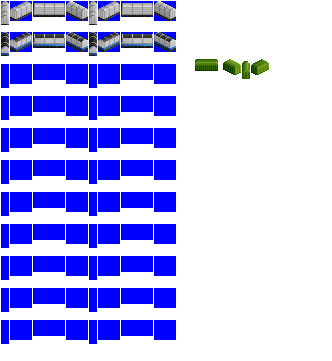
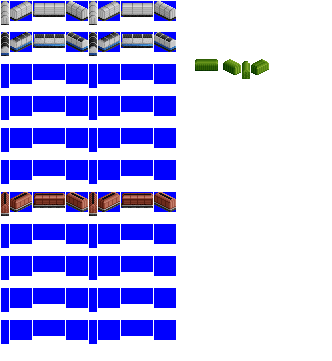
Two versions of the same layered image (332×361). Layer-by-layer changes:
showed "bulk-fixed", painted on it over [1, 192, 176, 216]
painted on "Pasted Layer copy" over [17, 1, 176, 19]
